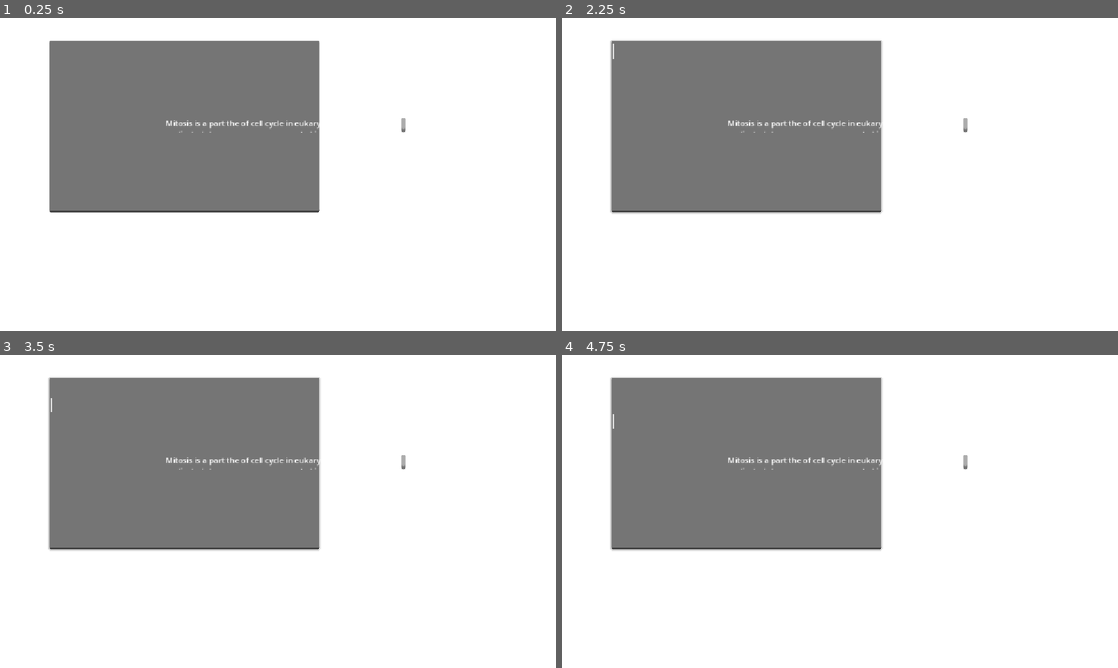
Above: before the commit, frames 1-4 (two rows, left to right).
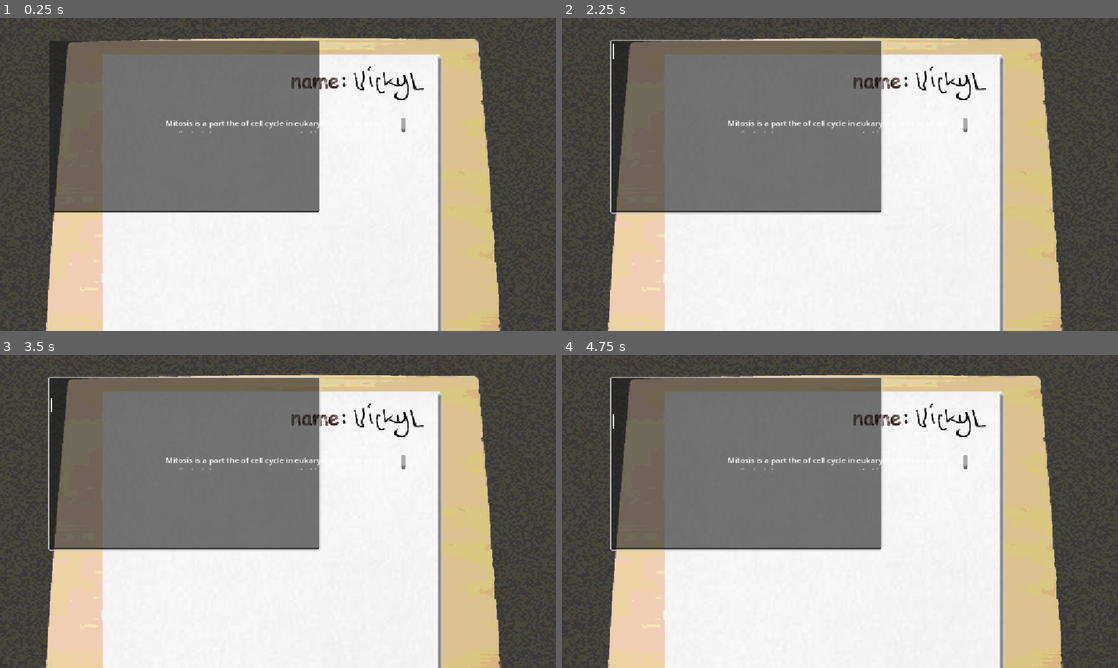
Above: after the commit, the same moments.

Repository: Vick-St3r/haven-keyboard
Game: Godot game, scene res://scenes/main_game.tscn
Same seed, same stepped clock (60 frames per second), same inputs: the game is played once before the commit and once after it.
Inputs (mouse positions are in pixels of both pictures, inside the frame that each line leads up to):
- Up to frame 1 (0.25 s): no input
- Up to frame 2 (2.25 s): click (745, 127) at 0.52 s; type "Alex" at 0.6 s; tap Enter at 1.25 s; move the mouse to (962, 158) at 1.27 s; click (962, 158) at 1.42 s; tap Space at 2 s; move the mouse to (728, 190) at 2.02 s; click (728, 190) at 2.17 s
- Up to frame 3 (3.5 s): tap Enter at 2.75 s; move the mouse to (333, 442) at 2.77 s; click (333, 442) at 2.92 s
- Up to frame 4 (4.75 s): tap Space at 3.5 s; move the mouse to (812, 574) at 3.52 s; click (812, 574) at 3.67 s; tap Enter at 4.25 s; move the mouse to (1006, 558) at 4.27 s; click (1006, 558) at 4.42 s

The runs differ from the first frame. In frame 1, 47% of the frame differs, in the area x 0-100%, y 0-100%; in frame 2, 47%; in frame 3, 47%; in frame 4, 47%.

Commit message:
poop

Diff:
--- a/scenes/main_game.tscn
+++ b/scenes/main_game.tscn
@@ -1,35 +1,24 @@
 [gd_scene format=3 uid="uid://busa3fghdrpvl"]
 
 [ext_resource type="Script" uid="uid://duvtpi0ndv331" path="res://scripts/main_game.gd" id="1_s3esy"]
+[ext_resource type="Texture2D" uid="uid://nmfrsoy2h77v" path="res://assets/maingame/floor bg.png" id="2_0rdsr"]
 [ext_resource type="FontFile" uid="uid://lsxuyc7dq7r5" path="res://assets/font/Pangolin-Regular.ttf" id="2_72e8q"]
-
-[sub_resource type="CanvasTexture" id="CanvasTexture_xrivr"]
-
-[sub_resource type="StyleBoxFlat" id="StyleBoxFlat_8efq7"]
-bg_color = Color(0.6, 0.6, 0.6, 0)
-border_width_left = 2
-border_width_top = 2
-border_width_right = 2
-border_width_bottom = 2
-border_color = Color(0, 0, 0, 1)
-
-[sub_resource type="StyleBoxFlat" id="StyleBoxFlat_da6cc"]
-bg_color = Color(0.6, 0.6, 0.6, 0)
-border_width_left = 2
-border_width_top = 2
-border_width_right = 2
-border_width_bottom = 2
-border_color = Color(0.029506551, 0.029506566, 0.029506514, 1)
+[ext_resource type="Texture2D" uid="uid://kpj48414w7s0" path="res://assets/maingame/topofdesk.png" id="3_ipu61"]
 
 [node name="main game" type="Node" unique_id=224379156]
 script = ExtResource("1_s3esy")
 
-[node name="TextureRect" type="TextureRect" parent="." unique_id=105246504]
+[node name="bg" type="TextureRect" parent="." unique_id=105246504]
 offset_left = -121.0
 offset_top = -50.0
 offset_right = 1377.0
 offset_bottom = 687.0
-texture = SubResource("CanvasTexture_xrivr")
+texture = ExtResource("2_0rdsr")
+
+[node name="deskpaper" type="TextureRect" parent="." unique_id=837888128]
+offset_right = 1152.0
+offset_bottom = 648.0
+texture = ExtResource("3_ipu61")
 
 [node name="Camera2D" type="Camera2D" parent="." unique_id=1019799262]
 position = Vector2(574, 320)
Binary file added: assets/maingame/floor bg.png
Not shown, added: assets/maingame/floor bg.png.import
Binary file added: assets/maingame/topofdesk.png
Not shown, added: assets/maingame/topofdesk.png.import
